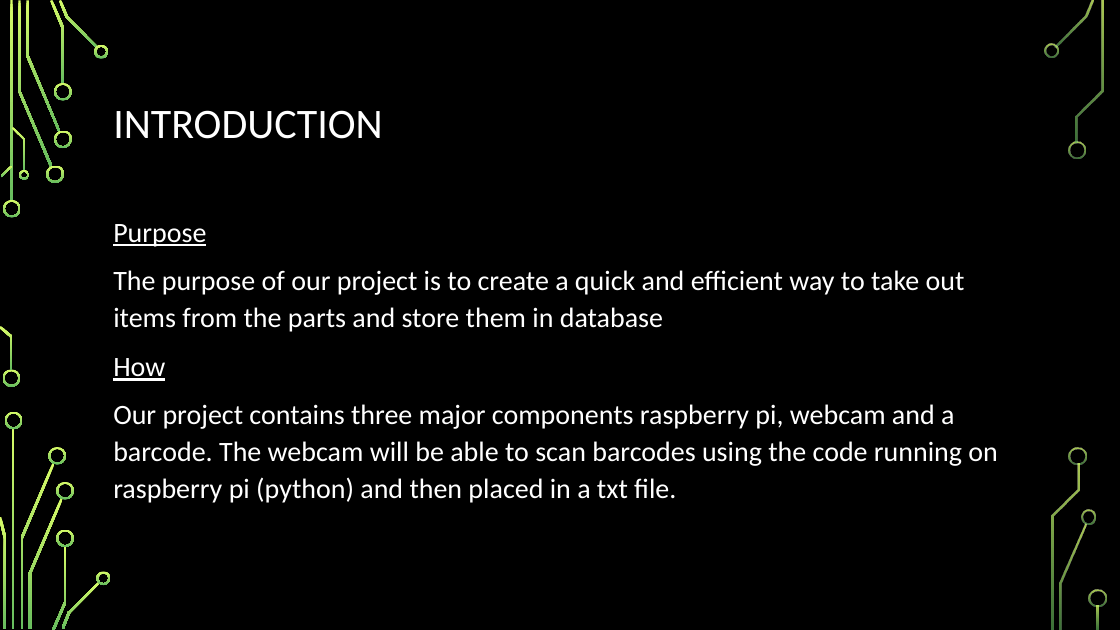
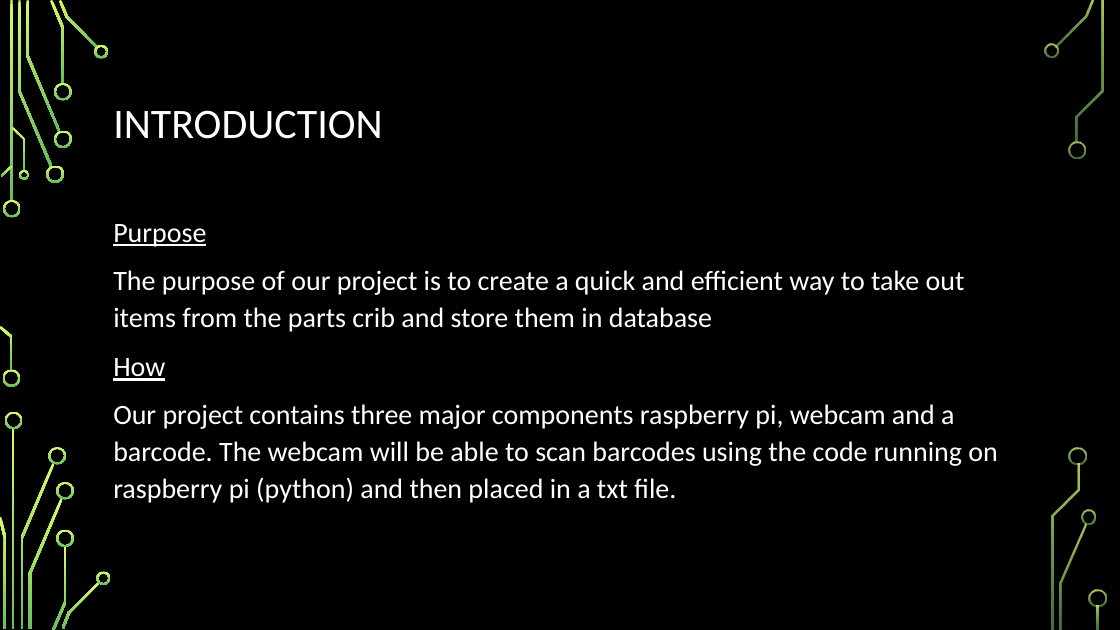
Before and after one commit to Masoud647/Masoud647.github.io, a slide deck: slide 2 of Documents/Ceng 317 Powerpoint Presentation.pptx. Drawn at 1120x630 pixels with LibreOffice and Linux fonts; fonts in the diff are those of the drawing; background and template pictures are left out. Boxes give left, top, right and bottom in pixels: in the first picture for what was removed or moved away, otherwise in the second. Text is boxed around its words. In the diff, an @@ line names an element or a change of style, - is before the commit and + after.

```diff
--- a/Documents/Ceng 317 Powerpoint Presentation.pptx
+++ b/Documents/Ceng 317 Powerpoint Presentation.pptx
@@ text at [113,270,965,332]: text changed @@
-The purpose of our project is to create a quick and efficient way to take out items from the parts and store them in database
+The purpose of our project is to create a quick and efficient way to take out items from the parts crib and store them in database
```
